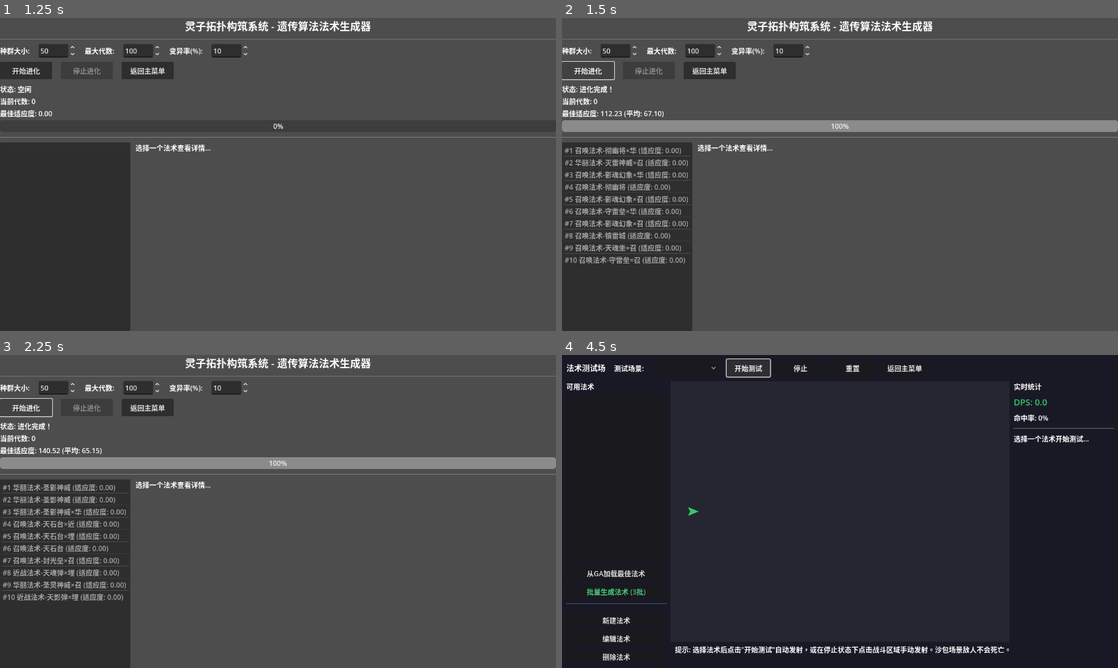
Above: before the commit, frames 1-4 (two rows, left to right).
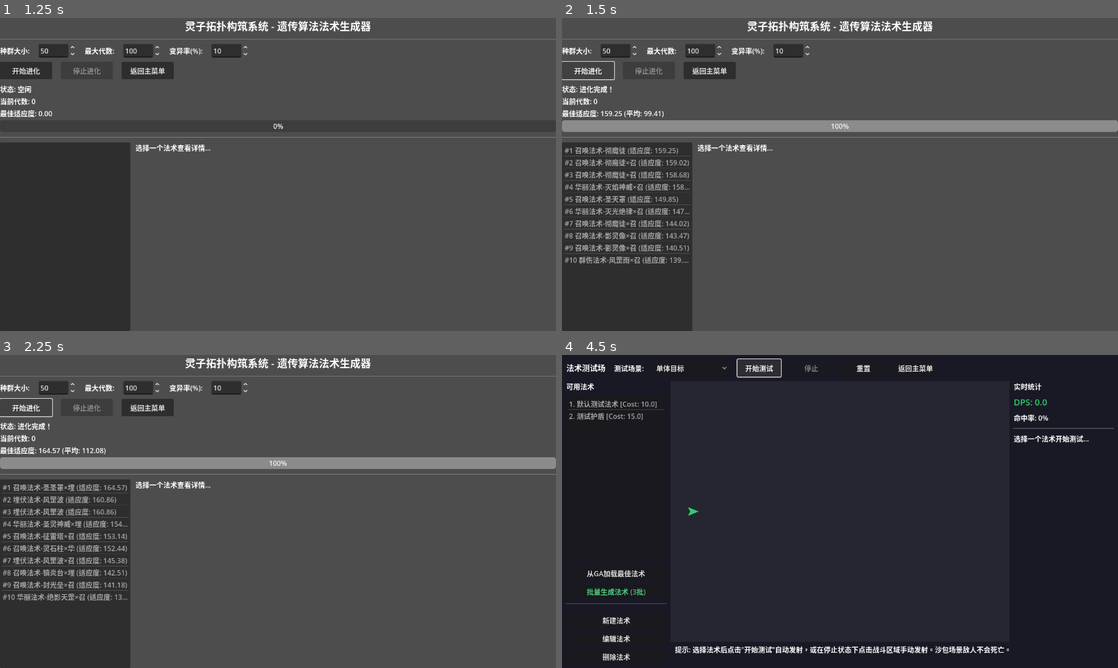
Above: after the commit, the same moments.

Repository: gdszyy/lingzi-topology-system
Game: Godot game, scene res://scenes/main_menu/main_menu.tscn
Two runs of this game, one before a commit and one after it. Both use one fixed random seed, a clock stepped at 60 frames per second and the inputs below.
Inputs:
- Up to frame 1 (1.25 s): click "🧬 遗传算法构筑系统" at 0.5 s
- Up to frame 2 (1.5 s): click "开始进化" at 1.25 s
- Up to frame 3 (2.25 s): click "开始进化" at 2 s
- Up to frame 4 (4.5 s): click "返回主菜单" at 2.75 s; click "⚔️ 法术测试场" at 3.5 s; click "开始测试" at 4.25 s

Frame 1 is identical in both runs. In frame 2, 1.8% of the frame differs, in the area x 2-23%, y 29-79%; in frame 3, 1.8%; in frame 4, 0.9%.
Error before the commit: Parse Error: Could not parse global class "FitnessCalculator" from "res://scripts/evaluation/fitness_calculator.gd". (res://scripts/evaluation/evaluation_manag…
Error after the commit: Invalid assignment of property or key 'duration' with value of type 'float' on a base object of type 'Resource (AreaEffectActionData)'. (res://scripts/genetic_…

Commit message:
fix: 修复 FitnessCalculator 类中 elif 分支的缩进错误
问题原因：
- calculate_spell_cost 函数中的 elif 分支（ApplyStatusActionData、
  AreaEffectActionData、SummonActionData、ChainActionData）缩进多了一个 tab
- 导致这些 elif 被错误地解析为 FissionActionData 分支的子代码块
- 引发 GDScript 解析器无法正确解析 FitnessCalculator 全局类

修复内容：
- 将第 133-151 行的 elif 分支从 4 个 tab 缩进改为 3 个 tab
- 使其与主 if-elif 链（if action is DamageActionData）正确对齐

Diff:
--- a/scripts/evaluation/fitness_calculator.gd
+++ b/scripts/evaluation/fitness_calculator.gd
@@ -130,22 +130,22 @@
 					total_cost += child_cost.total_cost * 0.5
 					fission_depth = maxi(fission_depth, child_cost.get("fission_depth", 0) + 1)
 
-				elif action is ApplyStatusActionData:
+			elif action is ApplyStatusActionData:
 				var status = action as ApplyStatusActionData
 				total_cost += status.duration * config.cost_per_status
 
-				elif action is AreaEffectActionData:
+			elif action is AreaEffectActionData:
 				var area = action as AreaEffectActionData
 				total_cost += area.radius * config.cost_per_aoe_radius
 				total_cost += area.damage_value * config.cost_per_damage * 0.5
 
-				elif action is SummonActionData:
+			elif action is SummonActionData:
 				var summon = action as SummonActionData
 				total_cost += summon.summon_count * config.cost_per_summon
 				total_cost += summon.summon_duration * 0.2
 				total_cost += summon.summon_damage * config.cost_per_damage * 0.3
 
-				elif action is ChainActionData:
+			elif action is ChainActionData:
 				var chain = action as ChainActionData
 				total_cost += chain.chain_count * 1.5
 				total_cost += chain.chain_damage * config.cost_per_damage * 0.4
